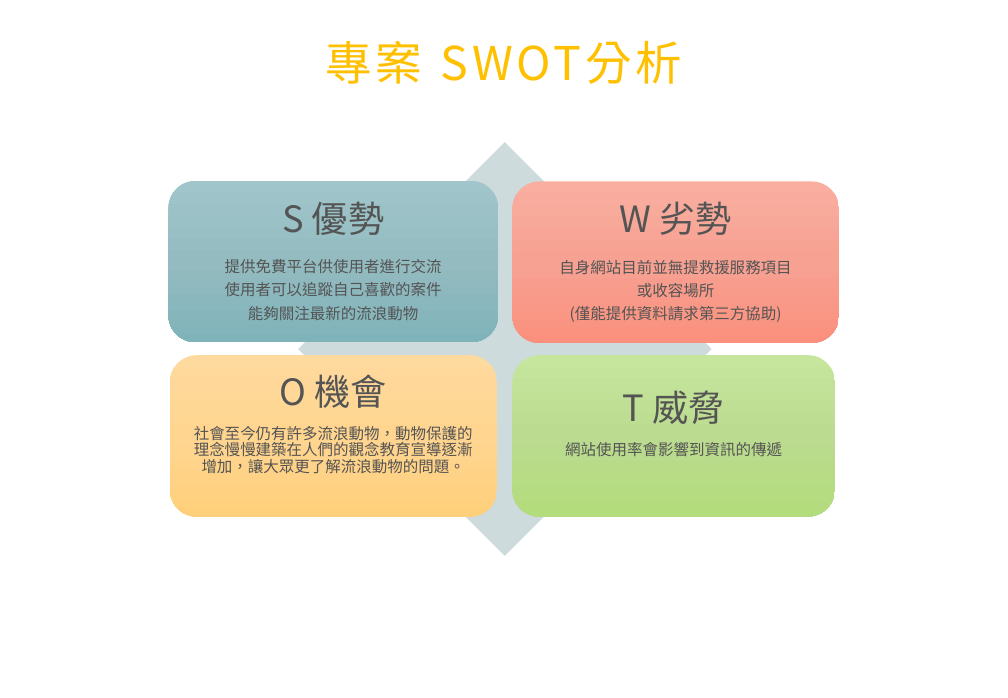
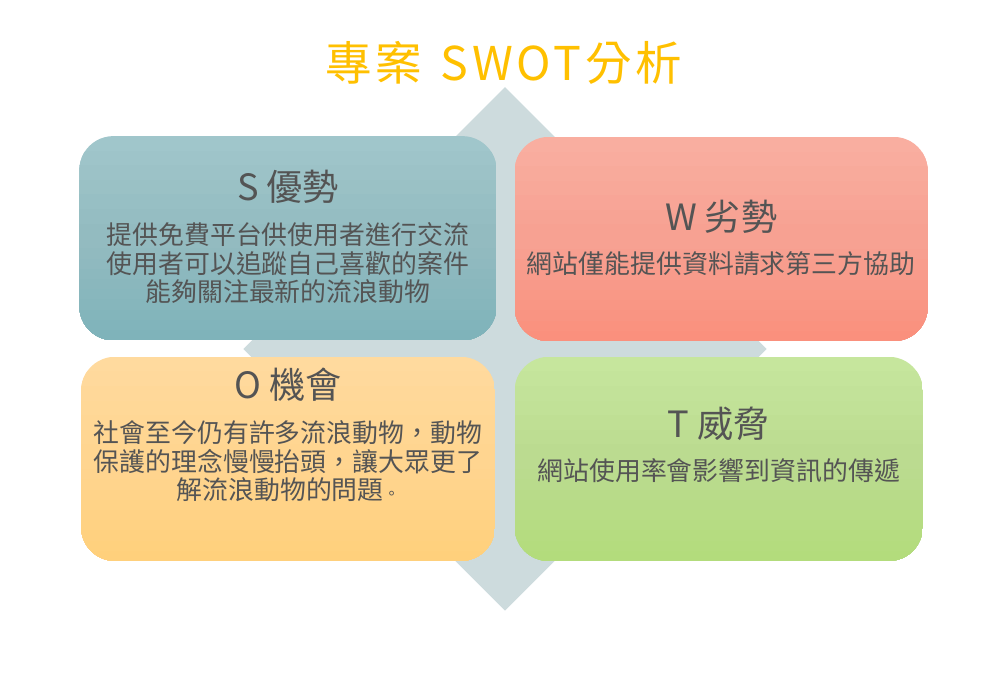
Before and after one commit to Yuchiaoniu/wandering, a slide deck: slide 8 of 葉登發/第四組 浪跡天涯（公版).pptx. Drawn at 1008x698 pixels with LibreOffice and Linux fonts; fonts in the diff are those of the drawing; background and template pictures are left out. Boxes give left, top, right and bottom in pixels: in the first picture for what was removed or moved away, otherwise in the second. Text is boxed around its words. In the diff, an @@ line names an element or a change of style, - is before the commit and + after.

```diff
--- a/葉登發/第四組 浪跡天涯（公版).pptx
+++ b/葉登發/第四組 浪跡天涯（公版).pptx
@@ diamond: place and size @@
-diamond at box(298, 142, 711, 556)
+diamond at box(244, 87, 768, 612)
@@ text "S 優勢": place and size @@
-text "S 優勢" at box(225, 201, 442, 320)
+text "S 優勢" at box(107, 169, 469, 303)
@@ rounded rectangle: place and size @@
-rounded rectangle at box(168, 181, 498, 342)
+rounded rectangle at box(79, 136, 496, 340)
@@ rounded rectangle: place and size @@
-rounded rectangle at box(513, 181, 840, 343)
+rounded rectangle at box(515, 137, 928, 341)
@@ text "W 劣勢": place and size @@
-text "W 劣勢" at box(559, 201, 791, 322)
+text "W 劣勢" at box(527, 199, 915, 275)
@@ text at box(107, 222, 469, 303): size 12 to 20 pt; line spacing 18pt to 22pt @@
@@ text at box(527, 251, 915, 275): text changed; size 12 to 20 pt @@
-自身網站目前並無提救援服務項目
-或收容場所
-(僅能提供資料請求第三方協助)
+網站僅能提供資料請求第三方協助
@@ text "O 機會": place and size @@
-text "O 機會" at box(194, 374, 473, 474)
+text "O 機會" at box(94, 367, 482, 501)
@@ rounded rectangle: place and size @@
-rounded rectangle at box(170, 356, 497, 517)
+rounded rectangle at box(81, 356, 495, 560)
@@ text "T 威脅": place and size @@
-text "T 威脅" at box(565, 390, 782, 456)
+text "T 威脅" at box(538, 406, 900, 482)
@@ rounded rectangle: place and size @@
-rounded rectangle at box(513, 356, 836, 517)
+rounded rectangle at box(515, 356, 923, 560)
@@ text at box(94, 420, 482, 501): text changed; size 12 to 20 pt @@
-社會至今仍有許多流浪動物，動物保護的理念慢慢建築在人們的觀念教育宣導逐漸增加，讓大眾更了解流浪動物的問題。
+社會至今仍有許多流浪動物，動物保護的理念慢慢抬頭，讓大眾更了解流浪動物的問題。
@@ text at box(538, 458, 900, 482): size 12 to 20 pt in "網站使用率會影響到資訊的傳遞"; more space between paragraphs @@
```
Also in this commit, not shown: 8 other slides changed, 1 slide added, 1 slide removed.
